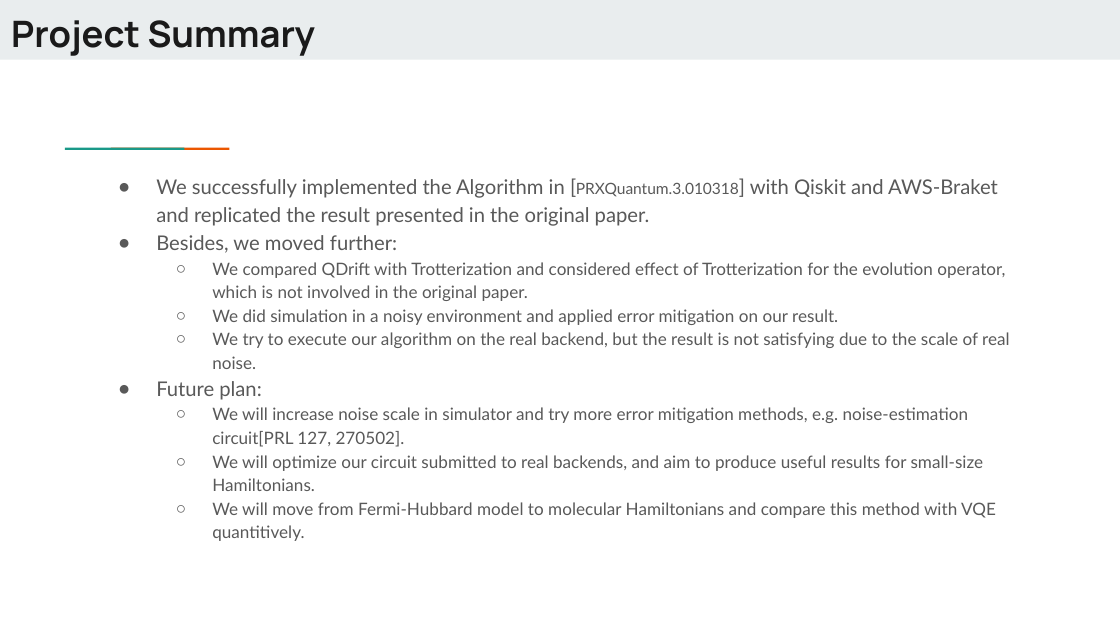
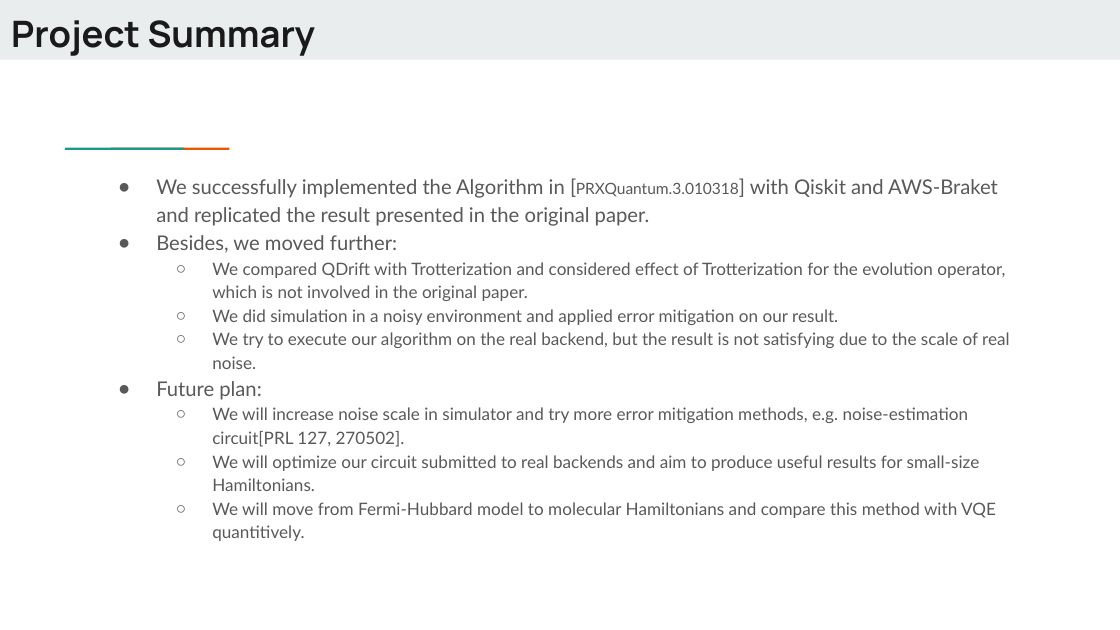
Before and after one commit to Dran-Z/QHack2023-SunnyDelft, a slide deck: slide 13 of QHack-SunnyDelft.pptx. Drawn at 1120x630 pixels with LibreOffice and Linux fonts; fonts in the diff are those of the drawing. Boxes give left, top, right and bottom in pixels: in the first picture for what was removed or moved away, otherwise in the second. Text is boxed around its words. In the diff, an @@ line names an element or a change of style, - is before the commit and + after.

```diff
--- a/QHack-SunnyDelft.pptx
+++ b/QHack-SunnyDelft.pptx
@@ text at (212,455,980,491): text changed @@
-  ○ We will optimize our circuit submitted to real backends, and aim to produce useful results for small-size Hamiltonians.
+  ○ We will optimize our circuit submitted to real backends and aim to produce useful results for small-size Hamiltonians.
```
Also in this commit, not shown: 4 other slides changed, 1 slide removed, 14 other files.
